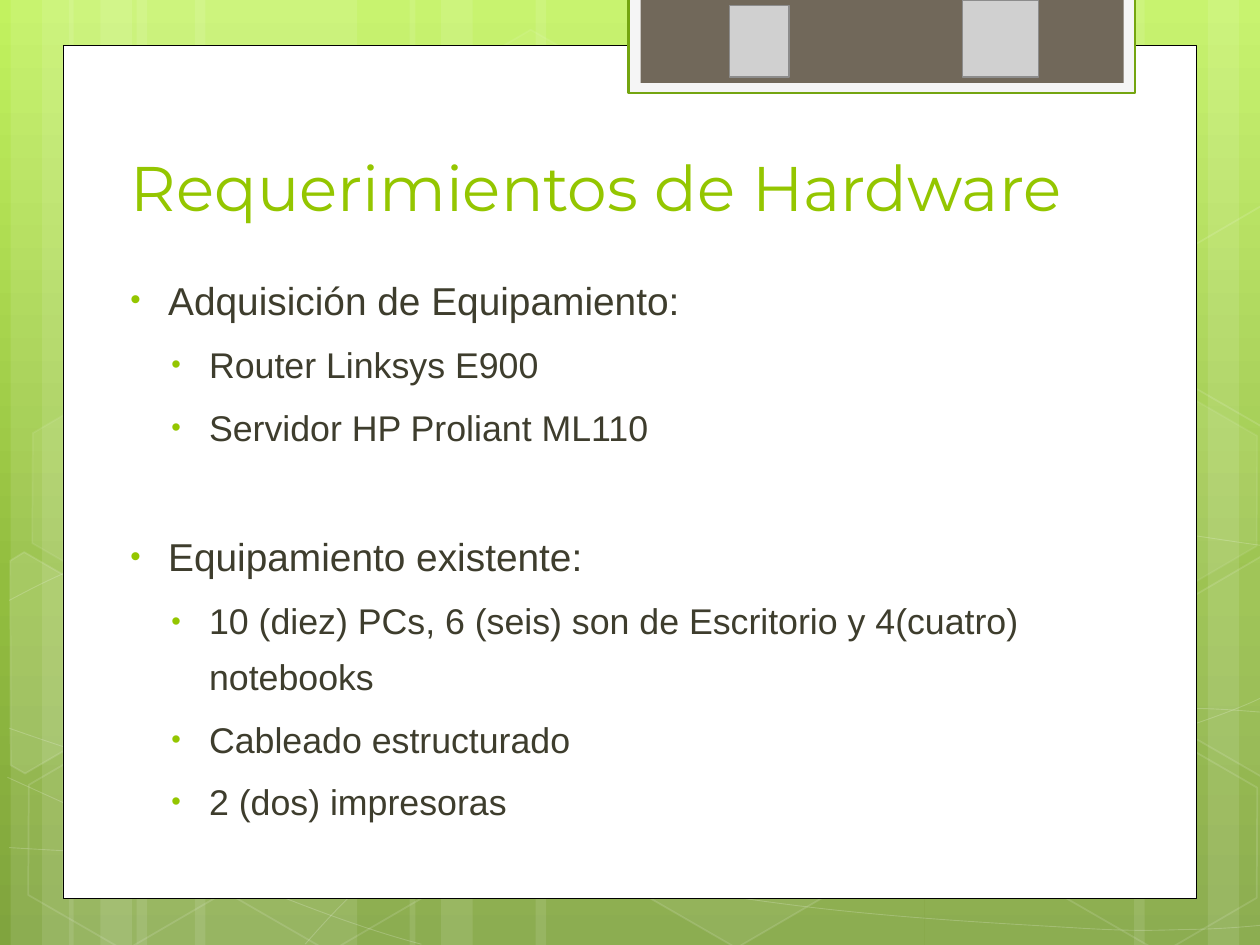
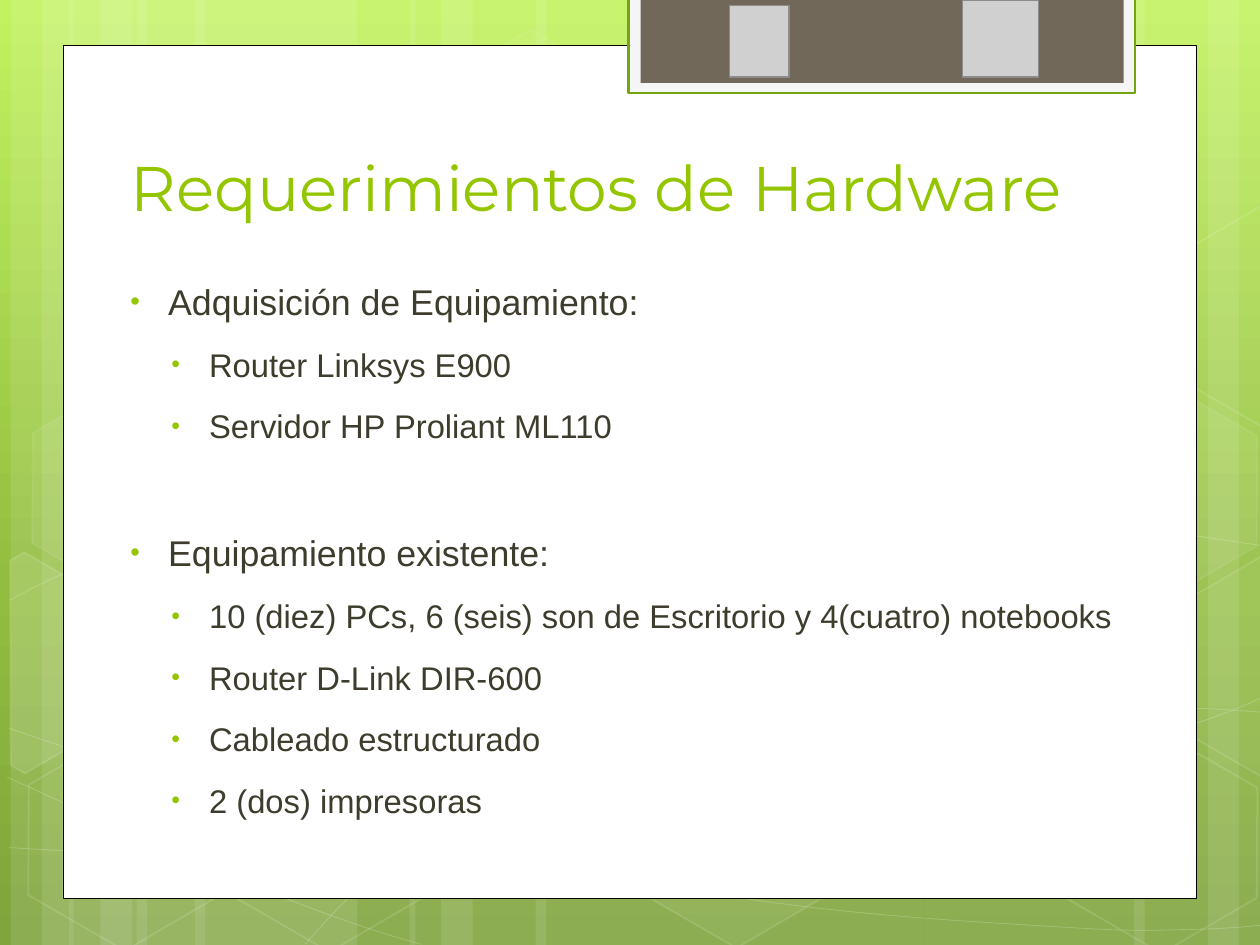
Before and after one commit to ptissera/habilitacion-profesional-2012-4k4, a slide deck: slide 32 of Documentacion/Proyecto/Presentacion Final/Exposicion Final.pptx. Drawn at 1260x945 pixels with LibreOffice and Linux fonts; fonts in the diff are those of the drawing; grey boxes stand for pictures. Boxes give left, top, right and bottom in pixels: in the first picture for what was removed or moved away, otherwise in the second. Text is boxed around its words. In the diff, an @@ line names an element or a change of style, - is before the commit and + after.

```diff
--- a/Documentacion/Proyecto/Presentacion Final/Exposicion Final.pptx
+++ b/Documentacion/Proyecto/Presentacion Final/Exposicion Final.pptx
@@ text at (168, 288, 1111, 820): size 22.2 to 20.4 pt in "Adquisición de Equipamiento:", "Equipamiento existente:"; size 20.4 to 18.7 pt in "Router Linksys E900", "Servidor HP Proliant ML110", "10 (diez) PCs, 6 (seis) son de ...", "Cableado estructurado" and 1 more places; line spacing 1.3 to 1.4 @@
@@ text at (209, 666, 542, 691): paragraph added @@
+  • Router D-Link DIR-600
```
Also in this commit, not shown: 8 other slides changed.
